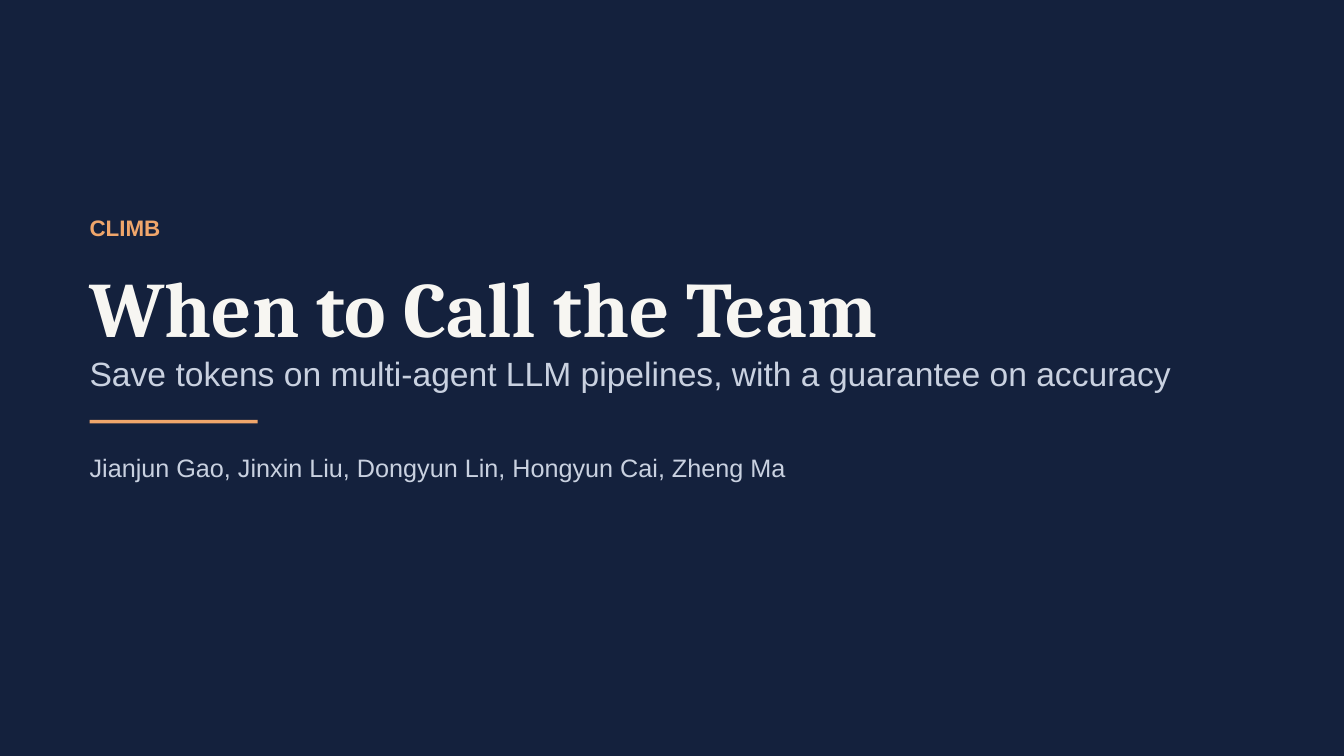
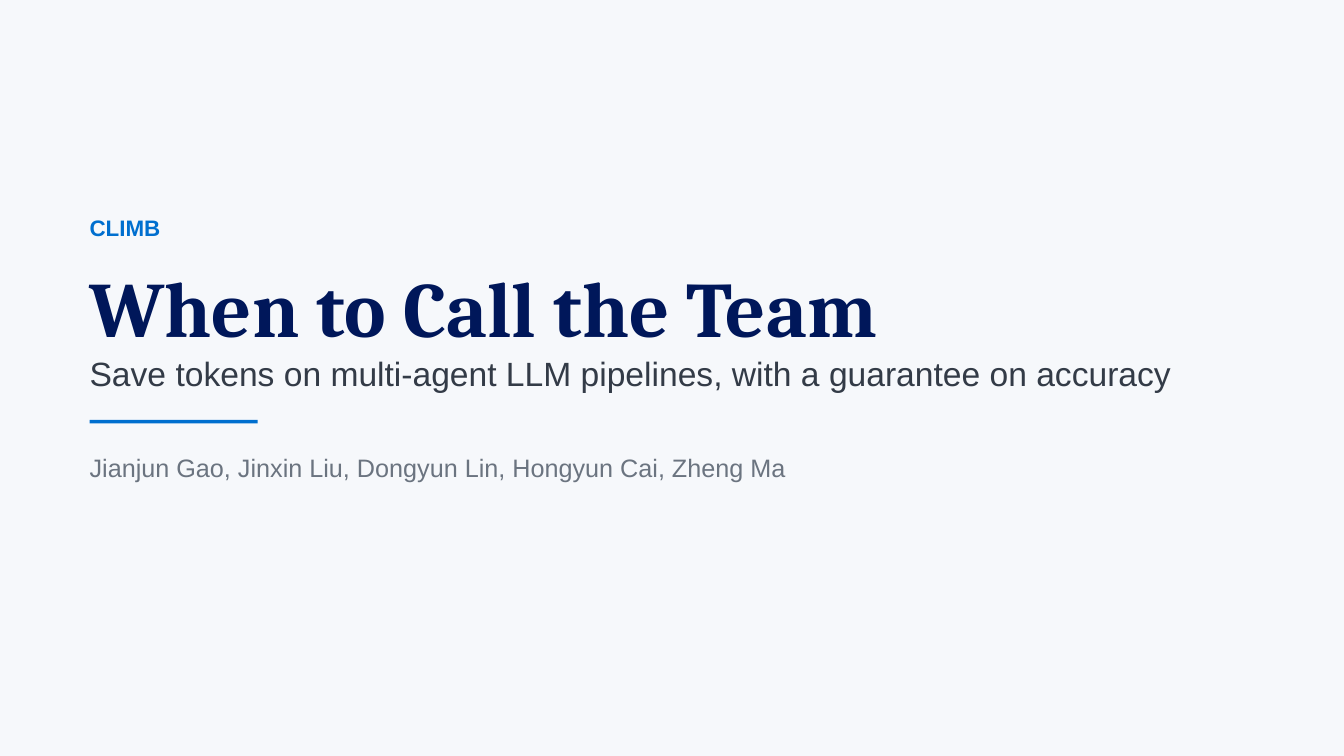
Before and after one commit to gaoj21/tokenbank, a slide deck: slide 1 of slides/CLIMB_talk.pptx. Drawn at 1344x756 pixels with LibreOffice and Linux fonts; fonts in the diff are those of the drawing. Boxes give left, top, right and bottom in pixels: in the first picture for what was removed or moved away, otherwise in the second. Text is boxed around its words. In the diff, an @@ line names an element or a change of style, - is before the commit and + after.

```diff
--- a/slides/CLIMB_talk.pptx
+++ b/slides/CLIMB_talk.pptx
@@ background #14213D to #F6F8FB @@
@@ text "CLIMB" at box(90, 220, 161, 237): text colour #F0A66B to #006FCF @@
@@ text "When to Call the Team" at box(90, 282, 877, 338): text colour #F7F6F2 to #00175A @@
@@ text "Save tokens on multi-agent LLM ..." at box(90, 361, 1170, 393): text colour #C9D1E0 to #333B47 @@
@@ text "Jianjun Gao, Jinxin Liu, Dongyun ..." at box(90, 459, 785, 482): text colour #C9D1E0 to #6B7480 @@
@@ rectangle at box(90, 420, 258, 423): fill #F0A66B to #006FCF @@
```
Also in this commit, not shown: 19 other slides changed, 2 slides added, 17 other files.
